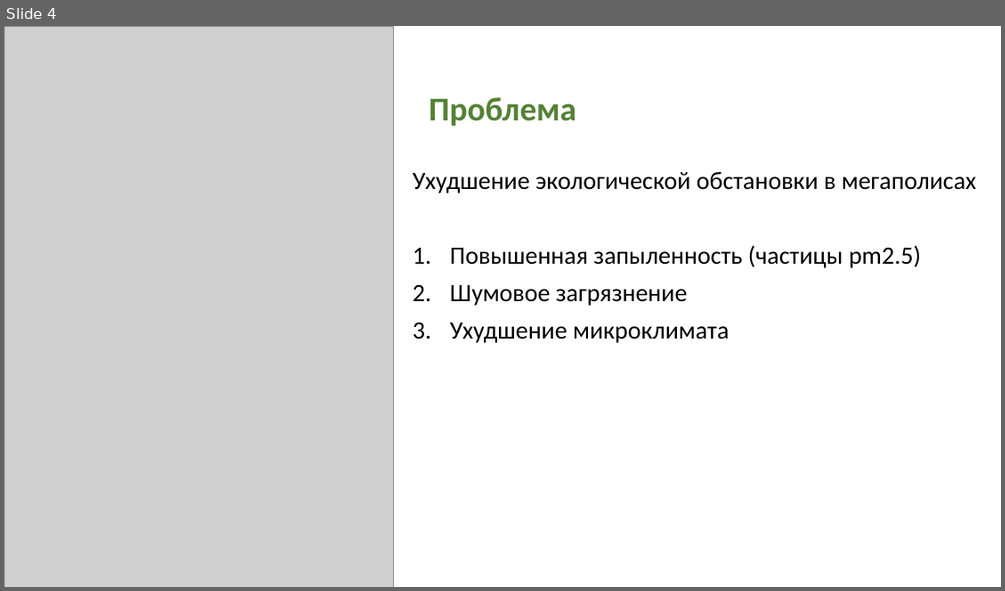
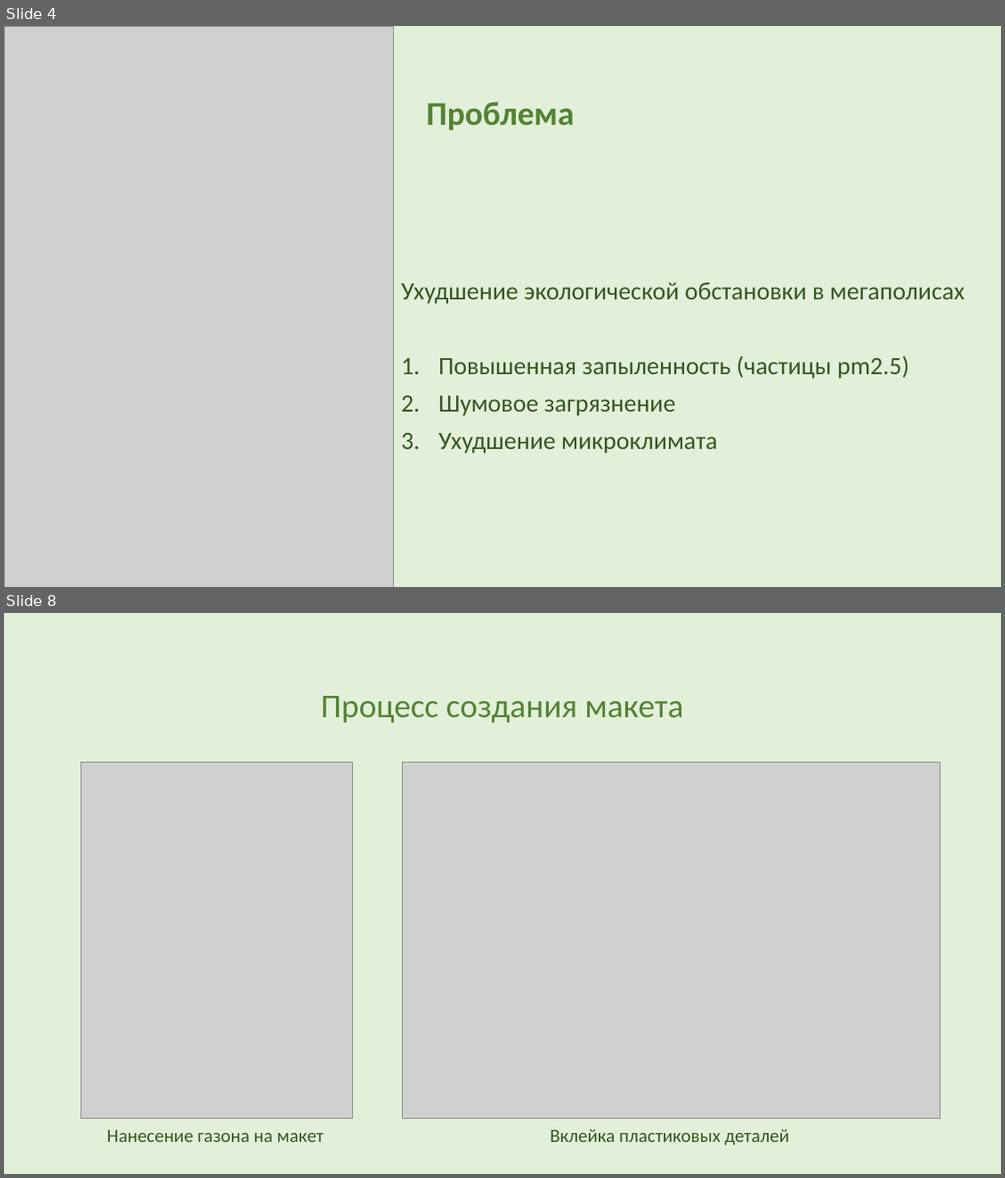
Before and after one commit to AkulinaDN/RoofPark, a slide deck: 10б Неумойчева презентация.pptm. Shown one above the other, each under a label of ours: slide 4 before the commit, slides 4 and 8 after it; the slides between them are not shown. The pictures are 1005x591 and 1005x1178 pixels, drawn with LibreOffice and Linux fonts; fonts in the diff are those of the drawing; grey boxes stand for pictures. Boxes give left, top, right and bottom in pixels: in the first picture for what was removed or moved away, otherwise in the second. Text is boxed around its words. In the diff, an @@ line names an element or a change of style, - is before the commit and + after.

```diff
--- a/10б Неумойчева презентация.pptm
+++ b/10б Неумойчева презентация.pptm
@@ slide 8 added at [4, 613, 1001, 1174], background #E2F0D9 @@
@@ title added at [321, 696, 684, 722], 32 pt, text #548235 @@
+Процесс создания макета
@@ picture added at [81, 763, 353, 1119] @@
@@ picture added at [403, 763, 940, 1119] @@
@@ text added at [107, 1129, 324, 1142], 18 pt, text #375623 @@
+Нанесение газона на макет
@@ text added at [550, 1129, 790, 1145], 18 pt, text #375623 @@
+Вклейка пластиковых деталей
@@ slide 4 changed as well @@
@@ background #FFFFFF to #E2F0D9 @@
@@ title "Проблема": place and size @@
-title "Проблема" at [429, 97, 576, 126]
+title "Проблема" at [426, 102, 574, 130]
@@ text "Ухудшение экологической обстановки в мегаполисах": place and size @@
-text "Ухудшение экологической обстановки в мегаполисах" at [413, 172, 976, 343]
+text "Ухудшение экологической обстановки в мегаполисах" at [401, 282, 964, 453]
@@ text "Ухудшение экологической обстановки в мегаполисах" at [401, 282, 964, 453]: text colour #000000 to #375623 @@
```
Also in this commit, not shown: 4 other slides changed, 4 other slides added, 10 other files.
